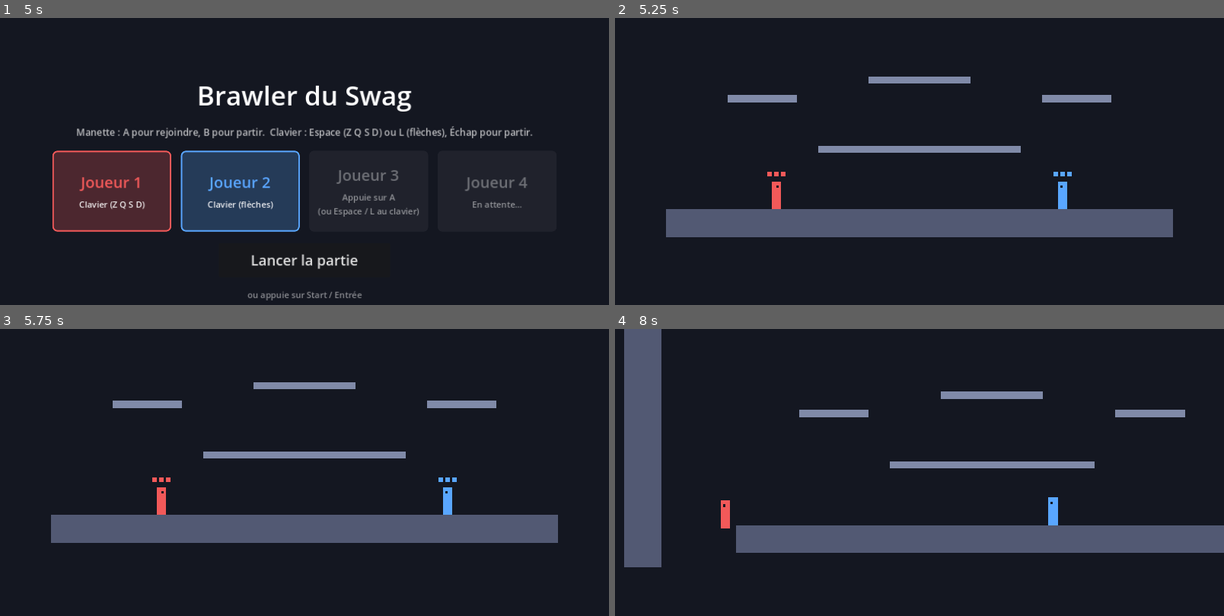
Above: before the commit, frames 1-4 (two rows, left to right).
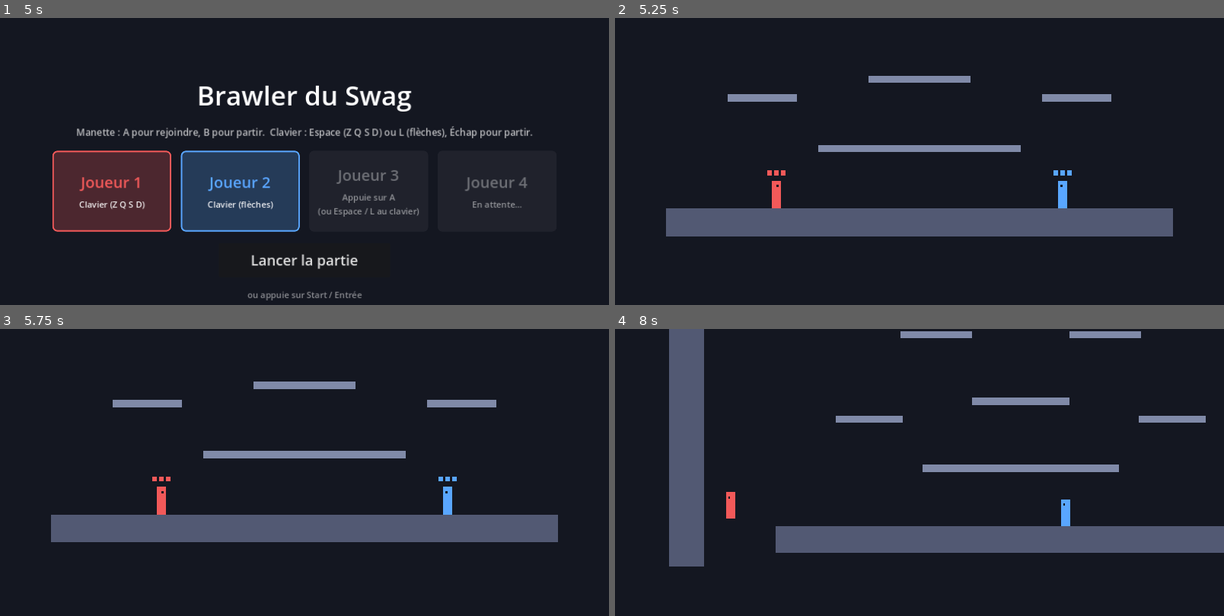
Above: after the commit, the same moments.

Repository: BBStain/jvtest
Game: Godot game, scene res://scenes/lobby.tscn
The game is run twice, just before and just after one commit, with the same random seed, the same clock (stepped at 60 frames per second) and the same inputs.
Inputs (mouse positions are in pixels of both pictures, inside the frame that each line leads up to):
- Up to frame 1 (5 s): tap Enter at 0.5, 2, 3.5 s; move the mouse to (438, 172) at 0.52 s; hold D 0.53-2.03 s; tap F at 0.6 s; click (438, 172) at 0.67 s; tap Space at 0.77, 1.25, 1.52, 2.75, 3.02, 3.77, 4.25, 4.52 s; move the mouse to (182, 207) at 1.27 s; tap R at 1.35 s; move the mouse to (365, 112) at 2.02 s; hold A 2.03-2.78 s; tap G at 2.1 s; move the mouse to (274, 259) at 2.77 s; hold D 2.78-4.28 s; tap C at 2.85 s; click (274, 259) at 2.92 s; move the mouse to (487, 241) at 3.52 s; tap Shift at 3.6 s; move the mouse to (121, 138) at 4.27 s; hold A from 4.28 s (still down); tap L at 4.35 s
- Up to frame 2 (5.25 s): release A at 5 s; click "Lancer la partie" at 5 s
- Up to frame 3 (5.75 s): no input
- Up to frame 4 (8 s): move the mouse to (949, 501) at 5.77 s; hold D 5.78-6.53 s; tap K at 5.85 s; click (949, 501) at 5.92 s; move the mouse to (828, 415) at 6.52 s; hold A from 6.53 s (still down); tap I at 6.6 s; tap Space at 6.77, 7.52 s; move the mouse to (1053, 483) at 7.27 s; tap J at 7.35 s

Frame 1 is identical in both runs. In frame 2, 0.9% of the frame differs, in the area x 8-92%, y 20-77%; in frame 3, 0.5%; in frame 4, 14%, in the area x 1-100%, y 0-84%.

Commit message:
Check-up du code et gameplay plus léger (#10)
* Check-up du code et gameplay plus léger

- Coups simultanés : les deux joueurs sont touchés (avant, le joueur 1 gagnait toujours)
- Petit saut seulement après un vrai saut : le dash vers le haut et les projections ne sont plus coupés
- Réapparition : plus de recul ou de saut en cours hérité d'avant la chute
- Ressenti plus léger : gravité plus douce, meilleur contrôle au sol et en l'air,
  dash qui recharge plus vite, attaque lourde plus rapide, recul plus court
- README : prochaines étapes (moteur de temps), liste des plateformes mobiles

Co-Authored-By: Claude Opus 5.5 (1M context) <noreply@anthropic.com>
Claude-Session: https://claude.ai/code/session_01THvWsQSvKyigxsJfQsC1D9

* Attaque rapide spammable et jeu plus rapide

- Recharge de l'attaque légère 0,22 -> 0,13 s, et X gardé en mémoire 0,12 s pour marteler
- Course 480 -> 560, accélérations plus fortes, dash 1150 -> 1300, chutes plus rapides
- Caméra plus réactive pour suivre le rythme

Co-Authored-By: Claude Opus 5.5 (1M context) <noreply@anthropic.com>
Claude-Session: https://claude.ai/code/session_01THvWsQSvKyigxsJfQsC1D9

---------

Co-authored-by: Claude <noreply@anthropic.com>

Diff:
--- a/scripts/fighter.gd
+++ b/scripts/fighter.gd
@@ -17,38 +17,39 @@
 const BODY_SIZE := Vector2(20, 60)      ## largeur, hauteur de la barre (en pixels)
 
 # --- Déplacement ---
-const RUN_SPEED := 460.0                ## vitesse de course max
-const GROUND_ACCEL := 5000.0            ## à quelle vitesse on atteint la vitesse max au sol
-const AIR_ACCEL := 3000.0               ## pareil, en l'air
-const GRAVITY := 2600.0
-const SHORT_HOP_GRAVITY := 5200.0       ## gravité quand on lâche le saut tôt (petit saut)
-const MAX_FALL_SPEED := 1000.0
-const FAST_FALL_SPEED := 1500.0         ## chute rapide en tenant bas
-const JUMP_SPEED := 850.0
-const DOUBLE_JUMP_SPEED := 780.0
+const RUN_SPEED := 560.0                ## vitesse de course max
+const GROUND_ACCEL := 8500.0            ## à quelle vitesse on atteint la vitesse max au sol
+const AIR_ACCEL := 5500.0               ## pareil, en l'air
+const GRAVITY := 2300.0
+const SHORT_HOP_GRAVITY := 4800.0       ## gravité quand on lâche le saut tôt (petit saut)
+const MAX_FALL_SPEED := 1050.0
+const FAST_FALL_SPEED := 1700.0         ## chute rapide en tenant bas
+const JUMP_SPEED := 820.0
+const DOUBLE_JUMP_SPEED := 760.0
 const AIR_JUMPS := 1                    ## 1 = double saut
-const COYOTE_TIME := 0.08               ## on peut encore sauter un instant après avoir quitté le bord
-const JUMP_BUFFER := 0.1                ## un saut appuyé juste avant d'atterrir compte quand même
+const COYOTE_TIME := 0.1                ## on peut encore sauter un instant après avoir quitté le bord
+const JUMP_BUFFER := 0.12               ## un saut appuyé juste avant d'atterrir compte quand même
 const DROP_THROUGH_TIME := 0.22         ## temps pendant lequel on traverse les plateformes après "bas"
 
 # --- Murs ---
 const WALL_SLIDE_SPEED := 160.0         ## vitesse de glissade le long d'un mur (en tenant vers le mur)
 const WALL_JUMPS := 2                   ## sauts rendus quand on touche un mur (saut mural + 1 en l'air)
 const WALL_JUMP_PUSH := 480.0           ## force qui éjecte du mur quand on saute
-const WALL_JUMP_LOCK := 0.12            ## petit temps où l'on contrôle moins bien après un saut mural
-const WALL_JUMP_ACCEL := 1200.0
+const WALL_JUMP_LOCK := 0.1             ## petit temps où l'on contrôle moins bien après un saut mural
+const WALL_JUMP_ACCEL := 2200.0
 
 # --- Dash ---
-const DASH_SPEED := 1150.0
+const DASH_SPEED := 1300.0
 const DASH_TIME := 0.14
-const DASH_COOLDOWN := 0.45             ## temps de recharge
-const DASH_END_KEEP := 0.4              ## part de la vitesse gardée à la fin du dash
+const DASH_COOLDOWN := 0.32             ## temps de recharge
+const DASH_END_KEEP := 0.55             ## part de la vitesse gardée à la fin du dash
 const AIR_DASHES := 1                   ## dashs possibles en l'air avant de retoucher le sol
 
 # --- Attaque légère (X) : un coup droit vers l'adversaire ---
 const ATTACK_STARTUP := 0.02            ## délai avant que le coup touche
 const ATTACK_ACTIVE := 0.08             ## durée pendant laquelle le coup peut toucher
-const ATTACK_COOLDOWN := 0.22           ## temps de recharge entre deux attaques
+const ATTACK_COOLDOWN := 0.13           ## temps de recharge entre deux attaques (à peine plus que le coup)
+const ATTACK_BUFFER := 0.12             ## X appuyé un peu trop tôt compte quand même : on peut marteler
 const ATTACK_REACH := 72.0              ## distance entre le centre du perso et le centre du coup
 const ATTACK_RADIUS := 28.0             ## taille de la zone qui touche
 const CLASH_LOCKOUT := 0.08             ## petit temps mort après un choc d'attaques
@@ -57,14 +58,14 @@
 # On la charge en gardant Y appuyé : plus on charge, plus l'arme grandit et frappe loin.
 # On frappe en lâchant Y (ou tout seul quand la charge est au maximum).
 # Pendant la frappe, le perso est immobilisé.
-const HEAVY_STARTUP := 0.18             ## charge minimale : on lève l'arme avant de frapper
+const HEAVY_STARTUP := 0.14             ## charge minimale : on lève l'arme avant de frapper
 const HEAVY_CHARGE_MAX := 1.0           ## au bout de ce temps la charge est pleine et on frappe tout seul
 const HEAVY_CHARGE_GROWTH := 2.0        ## à pleine charge, l'arme est 2 fois plus longue
 const HEAVY_CHARGE_TIP_GROWTH := 1.5    ## à pleine charge, la zone qui touche est 1,5 fois plus grosse
 const HEAVY_CHARGE_KNOCKBACK := 1.5     ## à pleine charge, on projette 1,5 fois plus fort
-const HEAVY_CHARGE_MOVE_MULT := 0.4     ## en chargeant, on avance lentement
-const HEAVY_ACTIVE := 0.18              ## durée du balayage
-const HEAVY_COOLDOWN := 0.65
+const HEAVY_CHARGE_MOVE_MULT := 0.6     ## en chargeant, on avance lentement
+const HEAVY_ACTIVE := 0.15              ## durée du balayage
+const HEAVY_COOLDOWN := 0.5
 const HEAVY_ARC_RADIUS := 56.0          ## distance entre le centre du perso et le bout de l'arme
 const HEAVY_TIP_RADIUS := 24.0          ## taille de la zone qui touche au bout de l'arme
 const HEAVY_ARC_START := -100.0         ## angle de départ en degrés (-90 = droit au-dessus de la tête)
@@ -97,8 +98,8 @@
 const INVINCIBLE_TIME := 0.55           ## doit rester plus long que ATTACK_COOLDOWN
 const HIT_KNOCKBACK := 620.0
 const CLASH_PUSH := 450.0
-const KNOCKBACK_TIME := 0.22            ## durée pendant laquelle on contrôle moins bien après un coup / un choc
-const KNOCKBACK_ACCEL := 1500.0
+const KNOCKBACK_TIME := 0.15            ## durée pendant laquelle on contrôle moins bien après un coup / un choc
+const KNOCKBACK_ACCEL := 2500.0
 
 const START_LIVES := 3
 const LIVES_SHOW_TIME := 2.0            ## durée d'affichage des vies au-dessus de la tête
@@ -119,6 +120,7 @@
 var _drop_timer := 0.0
 var _wall_normal_x := 0.0               ## -1 / 1 quand on glisse contre un mur, 0 sinon
 var _wall_jump_timer := 0.0
+var _jump_rising := false              ## true = on monte grâce à un saut (pour le petit saut)
 
 var _dash_timer := 0.0
 var _dash_cooldown_timer := 0.0
@@ -129,6 +131,7 @@
 var _attack_has_hit := false
 var _attack_heavy := false              ## true = attaque lourde en cours
 var _attack_cooldown_timer := 0.0
+var _attack_buffer_timer := 0.0
 var _heavy_charging := false            ## true = on garde Y pour charger l'attaque lourde
 var _charge_time := 0.0
 var _heavy_charge := 0.0                ## 0 = pas chargée, 1 = charge pleine
@@ -209,10 +212,15 @@
 	else:
 		_tick_movement(input, on_floor, delta)
 
+	# X est gardé en mémoire un court instant : en martelant, le coup suivant part dès que possible.
+	if input.attack_pressed:
+		_attack_buffer_timer = ATTACK_BUFFER
 	if _blocking:
 		pass  # pas d'attaque en bloquant
-	elif input.attack_pressed:
-		_try_start_attack(false)
+	elif _attack_buffer_timer > 0.0:
+		if can_attack():
+			_attack_buffer_timer = 0.0
+			_try_start_attack(false)
 	elif input.heavy_pressed:
 		_try_start_attack(true)
 	_tick_attack(input, delta)
@@ -227,6 +235,7 @@
 	_drop_timer -= delta
 	_dash_cooldown_timer -= delta
 	_attack_cooldown_timer -= delta
+	_attack_buffer_timer -= delta
 	_invincible_timer -= delta
 	_knockback_timer -= delta
 	_wall_jump_timer -= delta
@@ -289,9 +298,12 @@
 		speed *= HEAVY_CHARGE_MOVE_MULT
 	velocity.x = move_toward(velocity.x, input.stick.x * speed, accel * delta)
 
-	# Gravité (plus forte si on a lâché le saut pendant la montée = petit saut)
+	# Gravité (plus forte si on a lâché le saut pendant la montée d'un saut = petit saut).
+	# Seulement pour un saut : un dash vers le haut ou une projection ne sont pas coupés.
+	if velocity.y >= 0.0:
+		_jump_rising = false
 	var gravity := GRAVITY
-	if velocity.y < 0.0 and not input.jump_held:
+	if velocity.y < 0.0 and _jump_rising and not input.jump_held:
 		gravity = SHORT_HOP_GRAVITY
 	velocity.y += gravity * delta
 	var max_fall := FAST_FALL_SPEED if (input.stick.y > 0.5 and not on_floor) else MAX_FALL_SPEED
@@ -306,15 +318,18 @@
 	if _jump_buffer_timer > 0.0:
 		if on_floor or _coyote_timer > 0.0:
 			velocity.y = -JUMP_SPEED * jump_mult
+			_jump_rising = true
 			_jump_buffer_timer = 0.0
 			_coyote_timer = 0.0
 		elif input.jump_pressed and is_wall_sliding() and _air_jumps_left > 0:
 			velocity = Vector2(_wall_normal_x * WALL_JUMP_PUSH, -JUMP_SPEED * jump_mult)
+			_jump_rising = true
 			_air_jumps_left -= 1
 			_jump_buffer_timer = 0.0
 			_wall_jump_timer = WALL_JUMP_LOCK
 		elif input.jump_pressed and _air_jumps_left > 0:
 			velocity.y = -DOUBLE_JUMP_SPEED * jump_mult
+			_jump_rising = true
 			_air_jumps_left -= 1
 			_jump_buffer_timer = 0.0
 
@@ -334,6 +349,7 @@
 		_air_dashes_left -= 1
 	_dash_timer = DASH_TIME
 	_dash_cooldown_timer = DASH_COOLDOWN
+	_jump_rising = false
 	_cancel_attack()
 
 
@@ -511,6 +527,7 @@
 	_cancel_attack()
 	_attack_cooldown_timer = HEAVY_COUNTER_COOLDOWN if heavy_countered else CLASH_LOCKOUT
 	velocity = push_dir * (HEAVY_COUNTER_PUSH if heavy_countered else CLASH_PUSH) + Vector2(0.0, -150.0)
+	_jump_rising = false
 	_knockback_timer = KNOCKBACK_TIME
 
 
@@ -519,6 +536,7 @@
 	_cancel_attack()
 	_attack_cooldown_timer = 0.0
 	velocity = push_dir * SHIELD_HIT_PUSH + Vector2(0.0, -120.0)
+	_jump_rising = false
 	_knockback_timer = KNOCKBACK_TIME
 
 
@@ -542,6 +560,7 @@
 	_cancel_attack()
 	_dash_timer = 0.0
 	velocity = hit_dir * knockback + Vector2(0.0, -200.0)
+	_jump_rising = false
 	_knockback_timer = KNOCKBACK_TIME
 	_lose_life()
 
@@ -554,6 +573,12 @@
 	velocity = Vector2.ZERO
 	_air_jumps_left = AIR_JUMPS
 	_air_dashes_left = AIR_DASHES
+	# On repart à neuf : plus de recul ni de saut en cours venant d'avant la chute.
+	_knockback_timer = 0.0
+	_wall_jump_timer = 0.0
+	_drop_timer = 0.0
+	_jump_buffer_timer = 0.0
+	_jump_rising = false
 	_lose_life()
 
 
--- a/scripts/game.gd
+++ b/scripts/game.gd
@@ -19,7 +19,7 @@
 const CAMERA_MARGIN := Vector2(700, 450)   ## espace gardé autour des joueurs (en pixels)
 const CAMERA_ZOOM_MIN := 0.3               ## zoom le plus éloigné (plus petit = voit plus loin)
 const CAMERA_ZOOM_MAX := 1.2               ## zoom le plus proche
-const CAMERA_SMOOTHING := 4.0              ## plus grand = la caméra réagit plus vite
+const CAMERA_SMOOTHING := 6.0              ## plus grand = la caméra réagit plus vite
 
 var fighters: Array[Fighter] = []
 var _match_over := false
@@ -145,7 +145,10 @@
 	add_child(mark)
 
 
+## On repère d'abord tous les coups de la frame, puis on les applique : si deux joueurs se
+## touchent exactement en même temps, les deux perdent une vie (sinon le joueur 1 gagnerait toujours).
 func _resolve_hits() -> void:
+	var landed: Array[Dictionary] = []
 	for attacker in fighters:
 		if not attacker.is_attack_active():
 			continue
@@ -153,25 +156,32 @@
 			if victim == attacker or not victim.can_be_hit():
 				continue
 			if _circle_hits_rect(attacker.attack_center(), attacker.attack_radius(), victim.body_rect()):
-				if victim.is_blocking():
-					_hit_shield(attacker, victim)
-					break
 				var hit_dir := (victim.global_position - attacker.global_position).normalized()
 				if not attacker.is_heavy_attack():
 					hit_dir = attacker.attack_direction()
-				victim.take_hit(hit_dir, attacker.attack_knockback())
-				attacker.mark_attack_hit()
+				landed.append({"attacker": attacker, "victim": victim, "dir": hit_dir,
+					"knockback": attacker.attack_knockback(), "heavy": attacker.is_heavy_attack()})
 				break
+	for hit in landed:
+		var attacker: Fighter = hit.attacker
+		var victim: Fighter = hit.victim
+		if not victim.can_be_hit():
+			continue  # déjà touché cette frame par quelqu'un d'autre
+		if victim.is_blocking():
+			_hit_shield(attacker, victim, hit.heavy)
+			continue
+		victim.take_hit(hit.dir, hit.knockback)
+		attacker.mark_attack_hit()
 
 
 ## Le coup tombe sur un bouclier : personne ne perd de vie, l'attaquant est repoussé mais peut
 ## refrapper tout de suite, et le bouclier perd 1 point (2 pour une attaque lourde).
-func _hit_shield(attacker: Fighter, victim: Fighter) -> void:
+func _hit_shield(attacker: Fighter, victim: Fighter, heavy: bool) -> void:
 	var push := victim.global_position - attacker.global_position
 	push.y = 0.0
 	push = push.normalized() if push.length() > 1.0 else Vector2(attacker.facing, 0.0)
 	attacker.hit_shield(-push)
-	if victim.absorb_hit(push, attacker.is_heavy_attack()):
+	if victim.absorb_hit(push, heavy):
 		_spawn_clash_mark(victim.global_position, true)
 
 
--- a/tests/sim_test.gd
+++ b/tests/sim_test.gd
@@ -382,6 +382,58 @@
 	InputBindings.fix_web_triggers(true)
 	check(InputBindings._web_triggers_fixed, "Navigateur : correctif des gâchettes LT / RT chargé")
 
+	# 9c) Deux coups qui touchent en même temps (sans se croiser) : les deux perdent une vie
+	await new_game()
+	p1 = game.fighters[0]; p2 = game.fighters[1]
+	p1.input_source = Scripted.new(func(s, f): pass)
+	p2.input_source = Scripted.new(func(s, f): pass)
+	await step(40)
+	p1.position.x = 600; p2.position.x = 660
+	for pair in [[p1, Vector2.RIGHT], [p2, Vector2.LEFT]]:
+		var fi: Fighter = pair[0]
+		fi._attack_heavy = false
+		fi._attack_has_hit = false
+		fi._attack_dir = pair[1]
+		fi._attack_time = Fighter.ATTACK_STARTUP
+		fi._attack_cooldown_timer = Fighter.ATTACK_COOLDOWN
+	await step(1)
+	check(p1.lives == 2 and p2.lives == 2, "Coups simultanés : les deux touchés (J1 %d, J2 %d)" % [p1.lives, p2.lives])
+
+	# 9d) Dash vers le haut sans tenir le saut : il n'est plus coupé net (vrai 3e saut)
+	await new_game()
+	p1 = game.fighters[0]; p2 = game.fighters[1]
+	p2.input_source = Scripted.new(func(s, f): pass)
+	p1.input_source = Scripted.new(func(s, f):
+		s.stick = Vector2(0, -1) if f >= 40 and f < 45 else Vector2.ZERO
+		s.dash_pressed = f == 40)
+	await step(40)
+	var dash_ground_y := p1.position.y
+	var dash_top_y := dash_ground_y
+	for i in 50:
+		await step(1)
+		dash_top_y = minf(dash_top_y, p1.position.y)
+	check(dash_ground_y - dash_top_y > 230, "Dash vers le haut : monte de %.0f px" % (dash_ground_y - dash_top_y))
+
+	# 9e) Après une chute, on repart à neuf (plus de recul en cours)
+	p1._knockback_timer = 0.5
+	p1.fall_out(Vector2(640, 120))
+	check(p1._knockback_timer <= 0.0 and p1.lives == 2, "Réapparition : plus de recul, vies = %d" % p1.lives)
+
+	# 9f) Attaque rapide spammable : en martelant X (1 appui toutes les 4 frames), au moins 7 coups par seconde
+	await new_game()
+	p1 = game.fighters[0]; p2 = game.fighters[1]
+	p2.input_source = Scripted.new(func(s, f): pass)
+	p1.input_source = Scripted.new(func(s, f): s.attack_pressed = f >= 40 and f % 4 == 0)
+	await step(40)
+	var swings := 0
+	var was_attacking := false
+	for i in 60:
+		await step(1)
+		if p1.is_attacking() and not was_attacking:
+			swings += 1
+		was_attacking = p1.is_attacking()
+	check(swings >= 7, "Spam de l'attaque rapide : %d coups en 1 s" % swings)
+
 	# 10) Écran de connexion : il faut 2 joueurs pour lancer
 	game.queue_free(); game = null
 	var lobby: Node = load("res://scenes/lobby.tscn").instantiate()
Not shown, changed: README.md
